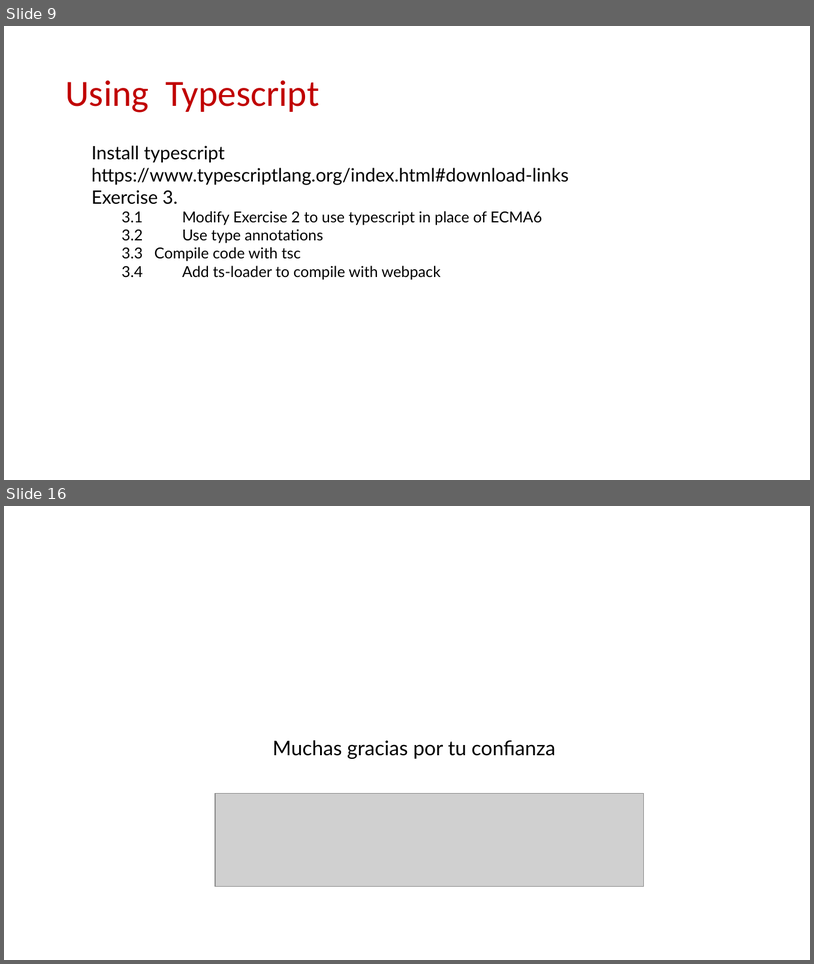
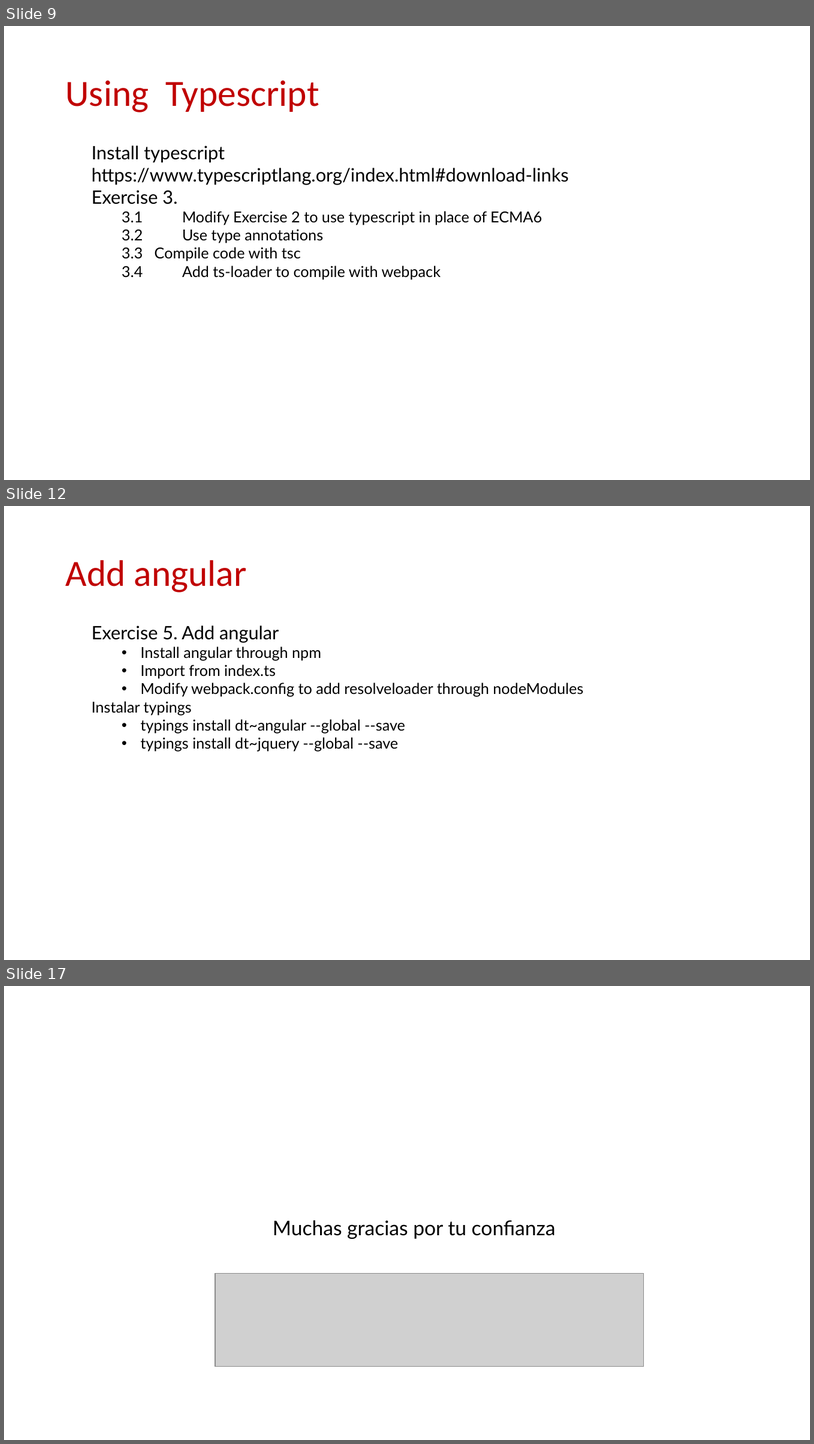
Before and after one commit to Robert-Freire/movie-browser, a slide deck: resume.pptx. Shown one above the other, each under a label of ours: slides 9 and 16 before the commit, slides 9, 12 and 17 after it; the slides between them are not shown. The pictures are 814x964 and 814x1444 pixels, drawn with LibreOffice and Linux fonts; fonts in the diff are those of the drawing; grey boxes stand for pictures; background and template pictures are left out. Boxes give left, top, right and bottom in pixels: in the first picture for what was removed or moved away, otherwise in the second. Text is boxed around its words. In the diff, an @@ line names an element or a change of style, - is before the commit and + after.

```diff
--- a/resume.pptx
+++ b/resume.pptx
@@ slide 12 added at (4,506,810,960), background #FFFFFF @@
@@ title added at (65,560,247,592), 44 pt, text #C00000 @@
+Add angular
@@ text added at (92,625,584,751), 18 pt, text #000000 @@
+Exercise 5. Add angular
+  • Install angular through npm
+  • Import from index.ts
+  • Modify webpack.config to add resolveloader through nodeModules
+Instalar typings
+  • typings install dt~angular --global --save
+  • typings install dt~jquery --global --save
@@ what was slide 16 is now slide 17 @@
```
Also in this commit, not shown: 1 slide changed, 5 other slides added, 5 slides removed, 14 other files.
